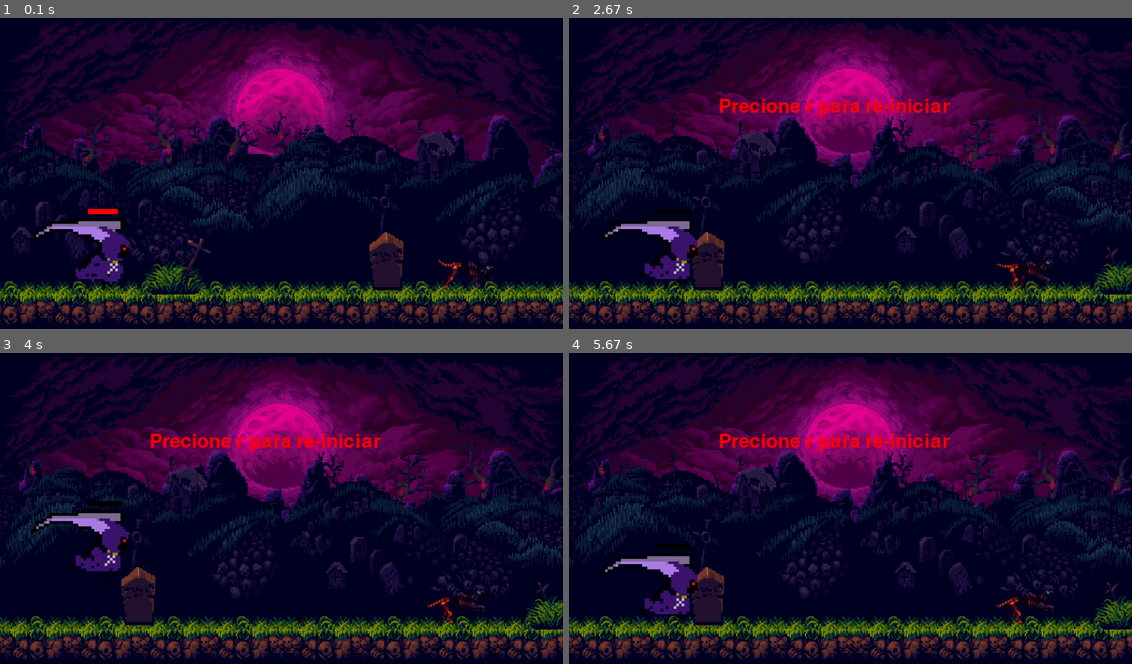
Above: before the commit, frames 1-4 (two rows, left to right).
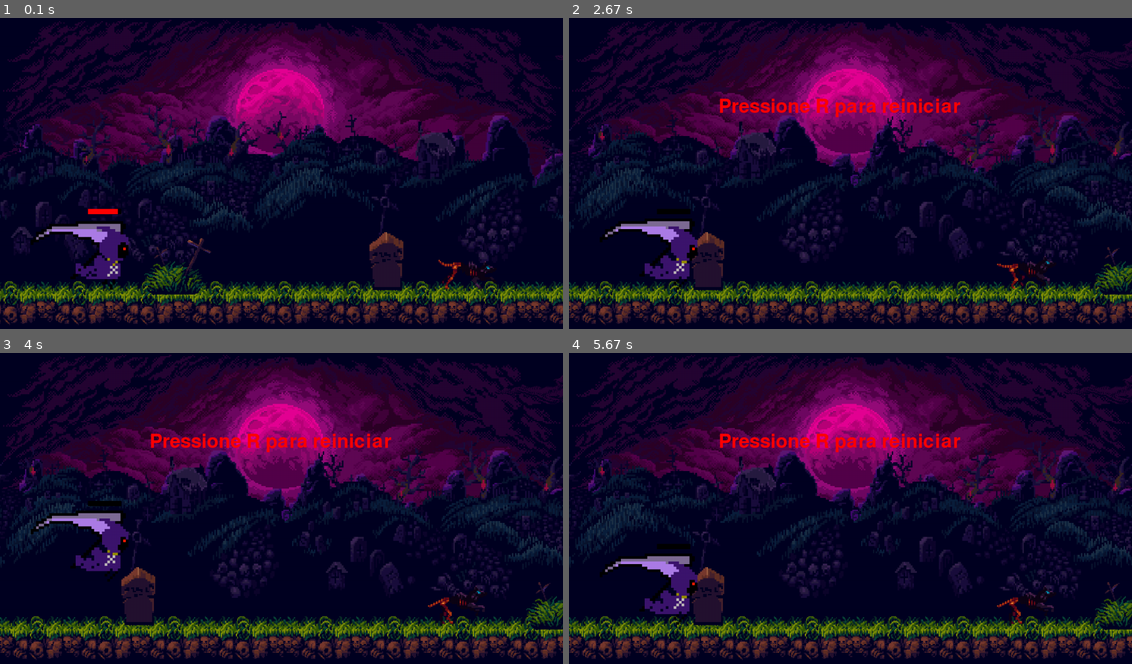
Above: after the commit, the same moments.

Repository: mmvbs/Cleanse-your-ghost
Game: pygame game, started from CYG.py
Two runs of this game, one before a commit and one after it. Both use one fixed random seed, a clock stepped at 60 frames per second and the inputs below.
Inputs:
- Up to frame 1 (0.1 s): no input
- Up to frame 2 (2.67 s): tap Space at 0.33, 1.07, 1.37, 1.57, 1.87, 2.07, 2.4 s; tap J at 0.67 s; hold R 1-1.47 s
- Up to frame 3 (4 s): tap Space at 2.7, 3.47, 3.8 s
- Up to frame 4 (5.67 s): tap Space at 4.1, 4.63, 4.93, 5.3 s

The runs differ from the first frame. In frame 1, 0.9% of the frame differs, in the area x 5-23%, y 64-88%; in frame 2, 0.9%; in frame 3, 0.9%; in frame 4, 0.9%.

Commit message:
att em entidade

Diff:
--- a/CYG.py
+++ b/CYG.py
@@ -9,39 +9,31 @@
 from classes.obstaculos import Obstaculo
 from classes.cenario import Mundo, Nuvem
 
-
 pygame.init()
 
 # Configura a tela
 largura = 1280
 altura = 720
-
 tela = pygame.display.set_mode((largura, altura))
 pygame.display.set_caption("Cleanse your Ghost")
 
-# Instancias
+# Instâncias
 jogador = pl.Player(largura, altura, tela)
-jogador.load_images()
 mundo = Mundo(largura, altura, tela)
-mundo.load_images("bg.png", (1280,500))
 nuvem = Nuvem(largura, altura, tela)
-nuvem.load_images("nuvem.png", (630,100))
 tumulo = Obstaculo(largura, altura, tela, 900, 480, 12, "stone-1.png", (100, 140))
 moita = Obstaculo(largura, altura, tela, 400, 500, 12, "bush-large.png", (152, 130))
 fantasma = fa.Fantasma(largura, altura, tela)
 
-#fantasma.load_images()
 def iniciar():
     global jogador, tumulo, fantasma, mundo, nuvem, moita
     jogador = pl.Player(largura, altura, tela)
-    jogador.load_images()
     mundo = Mundo(largura, altura, tela)
-    mundo.load_images("bg.png", (1280,500))
     nuvem = Nuvem(largura, altura, tela)
-    nuvem.load_images("nuvem.png", (630,100))
     tumulo = Obstaculo(largura, altura, tela, 900, 480, 12, "stone-1.png", (100, 140))
     moita = Obstaculo(largura, altura, tela, 400, 500, 12, "bush-large.png", (152, 130))
     fantasma = fa.Fantasma(largura, altura, tela)
+
 # Loop principal do jogo
 running = True
 clock = pygame.time.Clock()
@@ -51,13 +43,17 @@
     for event in pygame.event.get():
         if event.type == pygame.QUIT:
             running = False
+
     tela.fill("black")
+
+    # Atualização dos objetos do jogo
     mundo.update()
     tumulo.update()
     moita.update()
     nuvem.update()
     fantasma.update()
-        # Desenha
+
+    # Desenho dos objetos na tela
     mundo.draw()
     fantasma.draw()
     tumulo.draw()
@@ -66,20 +62,23 @@
     jogador.draw()
     jogador.run()
 
+    # Verifica colisões
     if jogador.checar_colisaoataque(moita):
         moita.x = 1290
-        jogador.ataquerect = pygame.Rect(jogador.x +150, 700, 200, 150)
+        jogador.ataquerect = pygame.Rect(jogador.x + 150, 700, 200, 150)
         fantasma.velocidade = 3
+
     if jogador.checar_colisao(moita):
         fantasma.velocidade = 0.5
+
     if jogador.checar_colisao(fantasma):
-        tela.blit(pygame.font.Font.render(pygame.font.Font(None, 64), "Você capturou o fantasma", True, (0, 255, 0)), ((largura/2)-200, altura/2))
+        tela.blit(pygame.font.Font.render(pygame.font.Font(None, 64), "Você capturou o fantasma", True, (0, 255, 0)), ((largura / 2) - 200, altura / 2))
         mundo.velocidade = 0
         tumulo.velocidade = 0
         moita.velocidade = 0
         nuvem.velocidade = 0
         fantasma.velocidade = 0
-        tela.blit(pygame.font.Font.render(pygame.font.Font(None, 64), "Precione r para re-iniciar", True, (255, 0, 0)), ((largura/2)-200, altura/4))
+        tela.blit(pygame.font.Font.render(pygame.font.Font(None, 64), "Pressione R para reiniciar", True, (255, 0, 0)), ((largura / 2) - 200, altura / 4))
         execucacao = False
 
         if pygame.key.get_pressed()[pygame.K_r]:
@@ -98,12 +97,12 @@
         moita.velocidade = 0
         nuvem.velocidade = 0
         fantasma.velocidade = 0
-        tela.blit(pygame.font.Font.render(pygame.font.Font(None, 64), "Precione r para re-iniciar", True, (255, 0, 0)), ((largura/2)-300, altura/4))
+        tela.blit(pygame.font.Font.render(pygame.font.Font(None, 64), "Pressione R para reiniciar", True, (255, 0, 0)), ((largura / 2) - 300, altura / 4))
         execucacao = False
 
         if pygame.key.get_pressed()[pygame.K_r]:
-            tumulo.stone1_x = 900
-            moita.bushLarge_x = 400
+            tumulo.x = 900
+            moita.x = 400
             mundo.velocidade = 12
             tumulo.velocidade = 12
             moita.velocidade = 12
@@ -113,20 +112,16 @@
             execucacao = True
             iniciar()
 
-    #pygame.draw.rect(tela, (255, 0, 0), jogador.rect, 2)
-    #pygame.draw.rect(tela, (255, 0, 0), tumulo.rect, 2)
-    #pygame.draw.rect(tela, (255, 0, 0), fantasma.rect, 2)
-    #pygame.draw.rect(tela, (255, 0, 0), moita.rect, 2)
-    #pygame.draw.rect(tela, (255, 0, 0), jogador.ataquerect, 2)
-
-
+    # Ataque do jogador
     if pygame.key.get_pressed()[pygame.K_j]:
         jogador.ataque()
 
+
+
+
+    # Pulo do jogador
     if pygame.key.get_pressed()[pygame.K_SPACE]:
         jogador.jump()
-
-
 
     # Atualiza a tela
     pygame.display.update()
--- a/classes/entidade.py
+++ b/classes/entidade.py
@@ -2,18 +2,39 @@
 import os
 
 def carregar_imagem(path, tamanho):
-     image = pygame.image.load(path)
-     return pygame.transform.scale(image, tamanho)
+    image = pygame.image.load(path)
+    return pygame.transform.scale(image, tamanho)
 
 class Entidade:
-     def __init__(self, largura, altura, tela, x, y, velocidade, aceleracao_gravidade):
+    def __init__(self, largura, altura, tela, x, y, velocidade, escala):
         self.largura = largura
         self.altura = altura
         self.tela = tela
         self.x = x
         self.y = y
         self.velocidade = velocidade
-        self.aceleracao_gravidade = aceleracao_gravidade
+        self.escala = escala
+        self.rect = pygame.Rect(self.x, self.y, largura, altura)
+        self.imagens = []
+        self.image = None
+        self.step_index = 0
 
-     def draw(self):
-          self.tela.blit(self.image, (self.x, self.y))
+    def carregar_imagens(self, caminhos, tamanho):
+        self.imagens = [carregar_imagem(caminho, tamanho) for caminho in caminhos]
+        self.image = self.imagens[0]
+
+    def atualizar_posicao(self, dx=0, dy=0):
+        self.x += dx * self.velocidade
+        self.y += dy * self.velocidade
+        self.rect.topleft = (self.x, self.y)
+
+    def desenhar(self):
+        self.tela.blit(self.image, (self.x, self.y))
+
+    def atualizar_animacao(self, frame_rate):
+
+        self.step_index = (self.step_index + 1) % (len(self.imagens) * frame_rate)
+        self.image = self.imagens[self.step_index // frame_rate]
+
+    def checar_colisao(self, objeto):
+        return self.rect.colliderect(objeto.rect)
--- a/classes/fantasma.py
+++ b/classes/fantasma.py
@@ -8,35 +8,29 @@
 
 class Fantasma(Entidade):
     def __init__(self, largura, altura, tela):
-        super().__init__(largura, altura, tela, 1000, 530, 0.5, 1)
+        super().__init__(largura, altura, tela, 1000, 530, 0.5, 1)  # Chama o construtor da superclasse
 
         self.tamanho_imagem = (135, 87)
         self.rect = pygame.Rect(self.x, 530, 70, 87)
 
-        self.imagens = [
-            carregar_imagem(os.path.join('texturas', 'fantasma1.png'), self.tamanho_imagem),
-            carregar_imagem(os.path.join('texturas', 'fantasma2.png'), self.tamanho_imagem),
-            carregar_imagem(os.path.join('texturas', 'fantasma3.png'), self.tamanho_imagem),
-            carregar_imagem(os.path.join('texturas', 'fantasma4.png'), self.tamanho_imagem),
-            carregar_imagem(os.path.join('texturas', 'fantasma5.png'), self.tamanho_imagem)
+        # Carrega as imagens específicas do Fantasma
+        caminhos_imagens = [
+            os.path.join('texturas', 'fantasma1.png'),
+            os.path.join('texturas', 'fantasma2.png'),
+            os.path.join('texturas', 'fantasma3.png'),
+            os.path.join('texturas', 'fantasma4.png'),
+            os.path.join('texturas', 'fantasma5.png')
         ]
+        self.carregar_imagens(caminhos_imagens, self.tamanho_imagem)  # Usa o método da superclasse
 
-        self.step_index = 0
-        self.image = self.imagens[0]
+    def update(self):
+        # Atualiza a animação e posição usando os métodos da superclasse
+        super().atualizar_animacao(5)  # Atualiza a animação com a taxa de quadros por segundo
+        super().atualizar_posicao(dx=-1)  # Move o fantasma para a esquerda
 
-    def load_images(self):
-        base_path = os.path.abspath(os.path.join(os.path.dirname(__file__), '..', 'texturas'))
-
-        sprite_path = os.path.join(base_path, "fantasma1.png")
-        self.fantasma = pygame.image.load(sprite_path)
-        self.fantasma = pygame.transform.scale(self.fantasma, (self.x, self.y))
+        # Atualiza a posição do rect (ajuste extra)
+        self.rect.topleft = (self.x + 50, 530)
 
     def draw(self):
-        self.tela.blit(self.image, (self.x, self.y))
-
-    def update(self):
-        # Atualiza a animação
-        self.step_index = (self.step_index + 1) % (len(self.imagens) * 5)
-        self.image = self.imagens[self.step_index // 5]
-        self.x -= self.velocidade
-        self.rect.topleft = (self.x+50, 530)
+        # Desenha o fantasma usando o método da superclasse
+        super().desenhar()
--- a/classes/player.py
+++ b/classes/player.py
@@ -8,51 +8,49 @@
 
 class Player(Entidade):
     def __init__(self, largura, altura, tela):
-        super().__init__(largura, altura, tela, 40, 235, 5, 1)
+        super().__init__(largura, altura, tela, 40, 235, 5, 1)  # Chama o construtor da superclasse
 
-        # P/Pulo
-        self.AlturaPulo = -25  # Tamanho do pulo
+        # Pulo
+        self.AlturaPulo = -25
         self.tempopulo = 0
         self.pulando = False
         self.velocidade_pulo = self.AlturaPulo
         self.gravity = 1.5
         self.tempo_pulo = self.tempopulo
 
+        # Retângulos
         self.tamanho_imagem = (384, 384)
-        self.rect = pygame.Rect(self.x +150, 470, 80, 150)
-        self.ataquerect = pygame.Rect(self.x +150, 700, 200, 150)
+        self.rect = pygame.Rect(self.x + 150, 470, 80, 150)
+        self.ataquerect = pygame.Rect(self.x + 150, 700, 200, 150)
 
-        self.correndo = [
-            carregar_imagem(os.path.join('texturas', 'correr1.png'), self.tamanho_imagem),
-            carregar_imagem(os.path.join('texturas', 'correr2.png'), self.tamanho_imagem),
-            carregar_imagem(os.path.join('texturas', 'correr3.png'), self.tamanho_imagem),
-            carregar_imagem(os.path.join('texturas', 'correr4.png'), self.tamanho_imagem),
+        # Carrega as imagens de corrida e ataque
+        self.carregar_imagens_corrida_e_ataque()
+
+        # Cooldown de ataque
+        self.cooldown_ataque = 750
+        self.ultimo_ataque = 0
+        self.ataque_count = 0
+        self.barra_cor = (255, 0, 0)
+        self.barra_fundo_cor = (0, 0, 0)
+        self.barra_altura = 12
+        self.barra_largura = self.tamanho_imagem[0] / 5
+        self.ataque_index = 0
+
+    def carregar_imagens_corrida_e_ataque(self):
+        caminhos_corrida = [
+            os.path.join('texturas', 'correr1.png'),
+            os.path.join('texturas', 'correr2.png'),
+            os.path.join('texturas', 'correr3.png'),
+            os.path.join('texturas', 'correr4.png'),
         ]
+        self.carregar_imagens(caminhos_corrida, self.tamanho_imagem)
+
         self.atacando = [
             carregar_imagem(os.path.join('texturas', 'ataque1.png'), self.tamanho_imagem),
             carregar_imagem(os.path.join('texturas', 'ataque2.png'), self.tamanho_imagem),
             carregar_imagem(os.path.join('texturas', 'ataque3.png'), self.tamanho_imagem),
             carregar_imagem(os.path.join('texturas', 'ataque4.png'), self.tamanho_imagem),
         ]
-        self.step_index = 0
-        self.ataque_index = 0
-        self.image = self.correndo[0]
-
-        # Cooldown e ataque
-        self.cooldown_ataque = 750
-        self.ultimo_ataque = 0
-        self.ataque_count = 0
-        self.barra_cor = (255, 0, 0)
-        self.barra_fundo_cor = (0, 0, 0)
-        self.barra_altura = 12
-        self.barra_largura = self.tamanho_imagem[0] / 5  # Tamanho da barra de cooldown
-
-    def load_images(self):
-        base_path = os.path.abspath(os.path.join(os.path.dirname(__file__), '..', 'texturas'))
-        sprite_path = os.path.join(base_path, "ocultie1.png")
-        self.player_image = carregar_imagem(sprite_path, self.tamanho_imagem)
-        player_down_path = os.path.join(base_path, "ocultiedown.png")
-        self.player_down_image = carregar_imagem(player_down_path, self.tamanho_imagem)
 
     def ataque(self):
         tempo_atual = pygame.time.get_ticks()
@@ -72,29 +70,23 @@
                 self.ultimo_ataque = tempo_atual
                 self.ataque_count = 0
 
+
     def run(self):
-        # Atualiza o frame da animação de corrida
-        self.image = self.correndo[self.step_index // 5]
-        self.step_index = (self.step_index + 1) % (len(self.correndo) * 5)  # Mantém o índice dentro dos limites
-
-        # Atualiza Física do Pulo
+        super().atualizar_animacao(5)
         self.atualiza_pulo()
 
     def jump(self):
-        # Faz o personagem pular
         if not self.pulando:
             self.pulando = True
             self.tempo_pulo = self.tempopulo
 
     def atualiza_pulo(self):
-        # Atualiza a física do pulo
         if self.pulando:
             self.y += self.velocidade_pulo
             self.rect.y += self.velocidade_pulo
             self.tempo_pulo += 1
             self.velocidade_pulo += self.gravity
 
-            # Verifica se o pulo terminou (se o jogador voltou ao chão)
             if self.y >= 235:
                 self.y = 235
                 self.rect.y = 470
@@ -103,23 +95,15 @@
                 self.tempo_pulo = self.tempopulo
 
     def draw(self):
-        self.tela.blit(self.image, (self.x, self.y))  # Desenha personagem
-        self.draw_cooldown_bar()  # Desenha Cooldown
+        super().desenhar()
+        self.draw_cooldown_bar()
 
     def draw_cooldown_bar(self):
         tempo_atual = pygame.time.get_ticks()
         tempo_restante = max(0, self.cooldown_ataque - (tempo_atual - self.ultimo_ataque))
-
-        # Calcula a largura da barra
         barra_largura = (tempo_restante / self.cooldown_ataque) * self.barra_largura
 
-        # Desenha a barra de fundo
         pygame.draw.rect(self.tela, self.barra_fundo_cor, (self.x * 5, self.y - (-200), self.barra_largura, self.barra_altura))
-
-        # Desenha a barra de cooldown
         pygame.draw.rect(self.tela, self.barra_cor, (self.x * 5, self.y - (-200), barra_largura, self.barra_altura))
-
-    def checar_colisao(self, objeto):
-        return self.rect.colliderect(objeto.rect)
     def checar_colisaoataque(self, objeto):
         return self.ataquerect.colliderect(objeto.rect)
